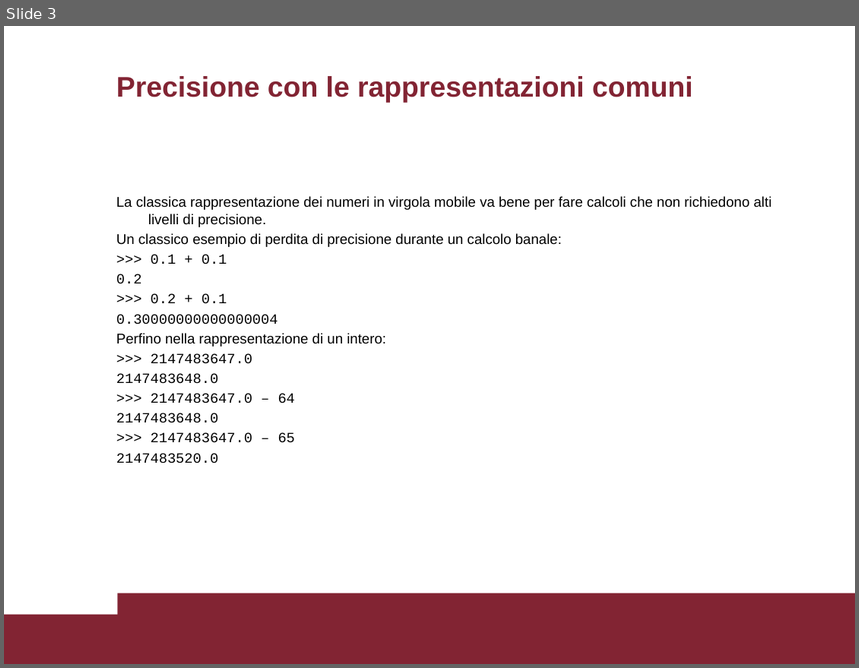
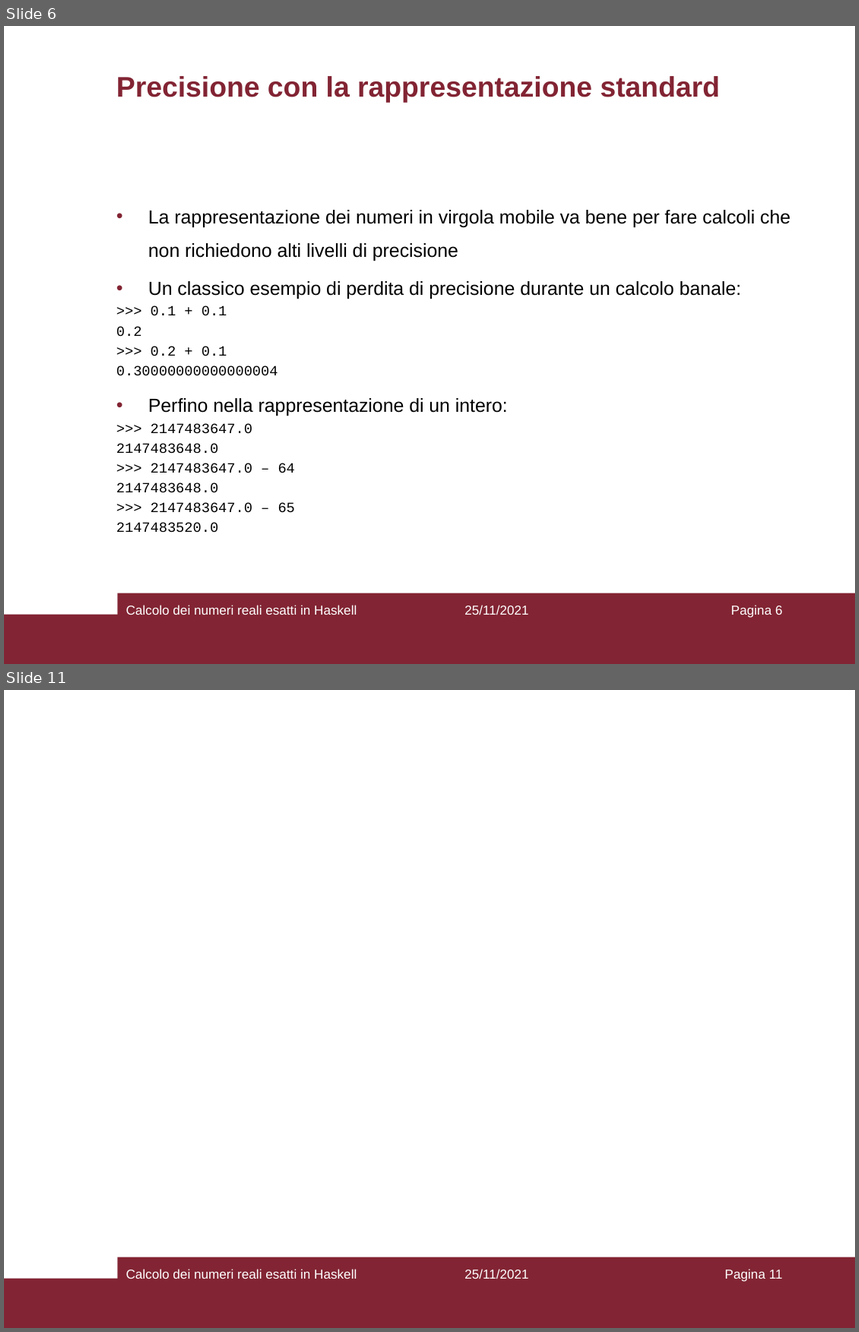
Before and after one commit to Princic-1837592/bachelor-degree-thesis, a slide deck: relazione/presentazione.pptx. Shown one above the other, each under a label of ours: slide 3 before the commit, slides 6 and 11 after it; the slides between them are not shown. The pictures are 859x668 and 859x1332 pixels, drawn with LibreOffice and Linux fonts; fonts in the diff are those of the drawing. Boxes give left, top, right and bottom in pixels: in the first picture for what was removed or moved away, otherwise in the second. Text is boxed around its words. In the diff, an @@ line names an element or a change of style, - is before the commit and + after.

```diff
--- a/relazione/presentazione.pptx
+++ b/relazione/presentazione.pptx
@@ slide 11 added at (4, 690, 855, 1328), background #FFFFFF; not listed: 2 template elements that a slide beside it also shows @@
@@ text added at (126, 1269, 357, 1279), 11 pt, text #FFFFFF @@
+Calcolo dei numeri reali esatti in Haskell
@@ text added at (465, 1269, 528, 1279), 11 pt, text #FFFFFF @@
+25/11/2021
@@ page number added at (725, 1269, 783, 1282), 11 pt, text #FFFFFF @@
+Pagina 11
@@ what was slide 3 is now slide 6 @@
@@ slide 6 changed as well @@
@@ title at (116, 76, 721, 102): text changed @@
-Precisione con le rappresentazioni comuni
+Precisione con la rappresentazione standard
@@ text at (148, 210, 791, 261): text changed; size 12 to 16 pt @@
-La classica rappresentazione dei numeri in virgola mobile va bene per fare calcoli che non richiedono alti livelli di precisione.
+• La rappresentazione dei numeri in virgola mobile va bene per fare calcoli che non richiedono alti livelli di precisione
@@ text at (148, 281, 741, 416): size 12 to 16 pt in "Un classico esempio di perdita di precisione ...", "Perfino nella rappresentazione di un intero:"; bullet none to •; line spacing 1 to 1.5 @@
@@ text added at (126, 605, 357, 615), 11 pt, text #FFFFFF @@
+Calcolo dei numeri reali esatti in Haskell
@@ text added at (465, 605, 528, 615), 11 pt, text #FFFFFF @@
+25/11/2021
@@ page number added at (731, 605, 783, 618), 11 pt, text #FFFFFF @@
+Pagina 6
```
Also in this commit, not shown: 5 other slides changed, 7 other slides added, 2 other files.
